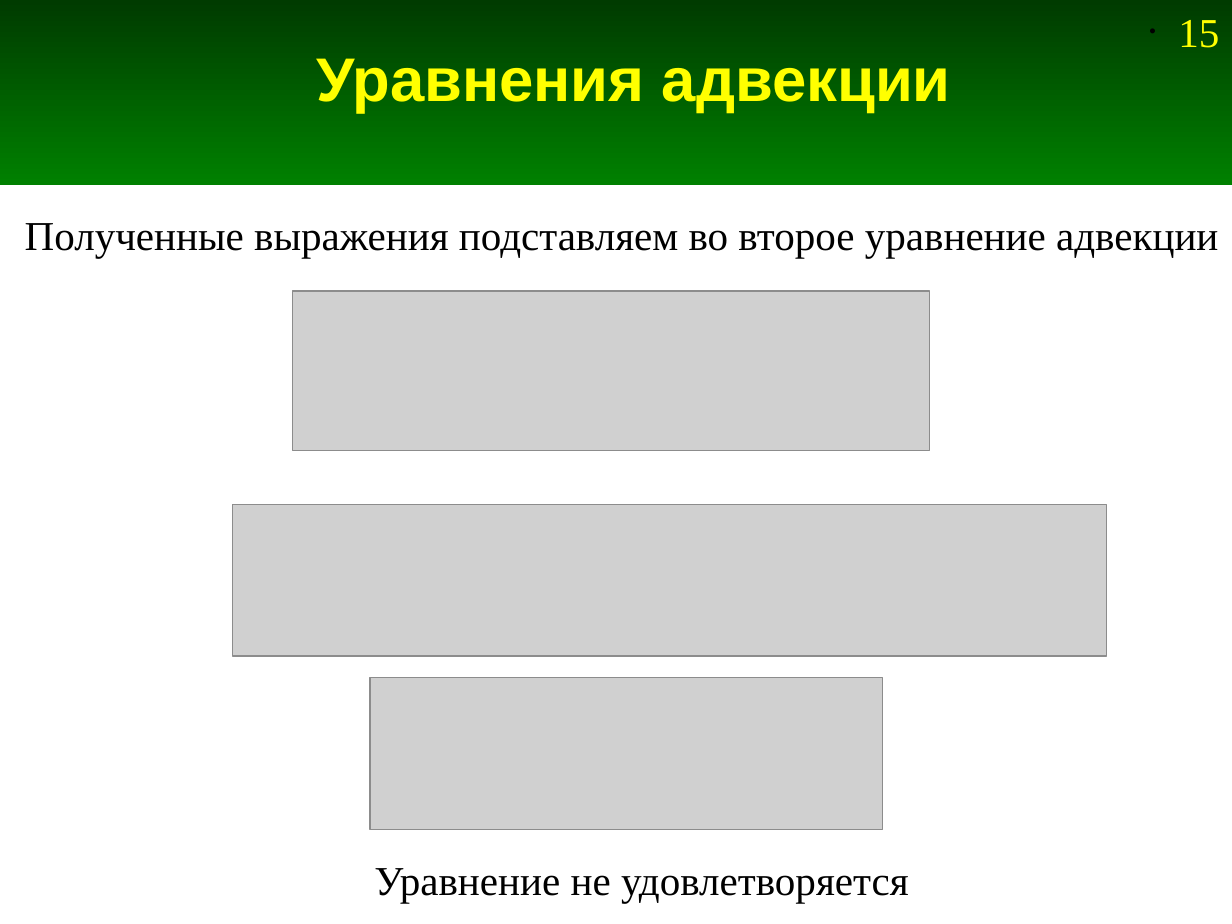
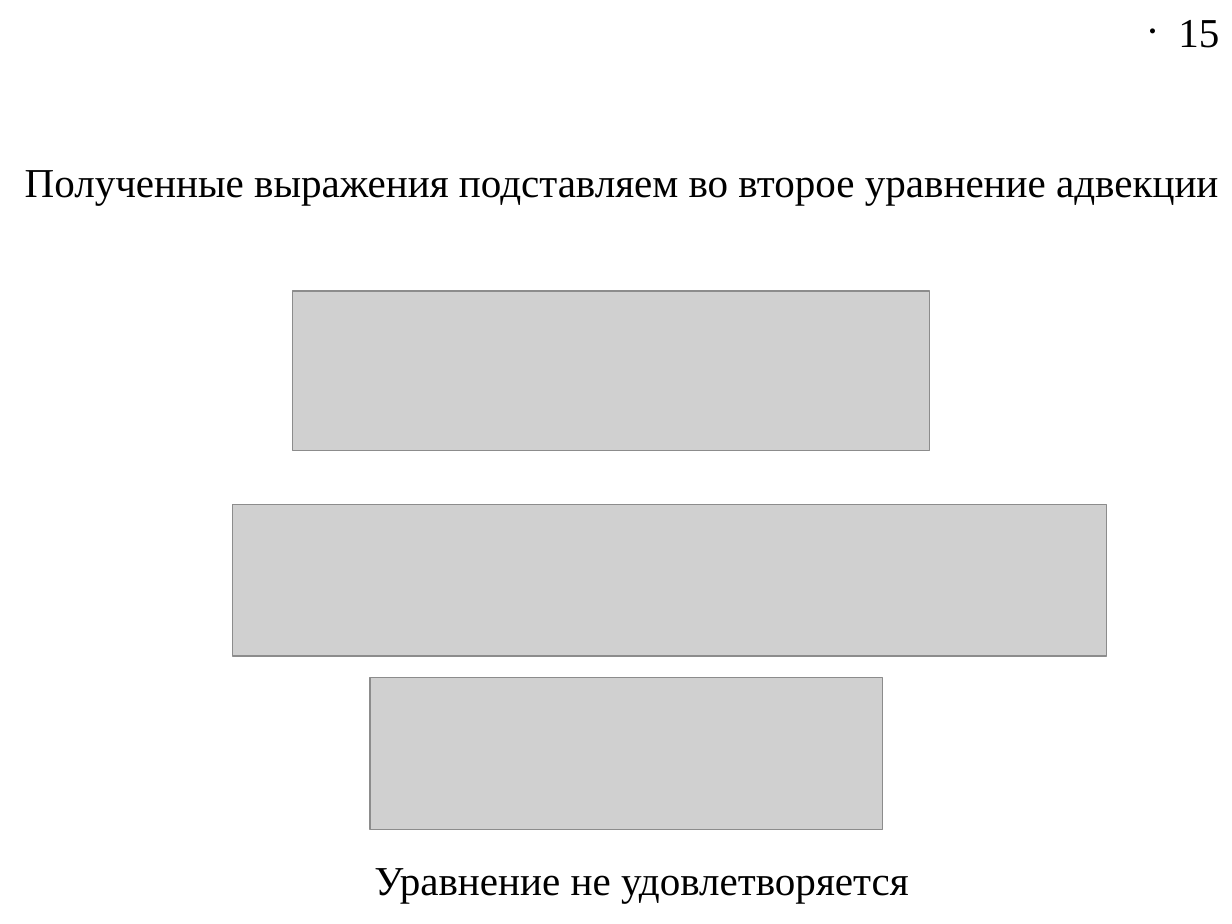
Before and after one commit to Jenyay/modelling, a slide deck: slide 15 of fdtd/presentations/09. FDTD-1D ABC.odp. Drawn at 1232x924 pixels with LibreOffice and Linux fonts; fonts in the diff are those of the drawing; grey boxes stand for pictures. Boxes give left, top, right and bottom in pixels: in the first picture for what was removed or moved away, otherwise in the second. Text is boxed around its words. In the diff, an @@ line names an element or a change of style, - is before the commit and + after.

```diff
--- a/fdtd/presentations/09. FDTD-1D ABC.odp
+++ b/fdtd/presentations/09. FDTD-1D ABC.odp
@@ rectangle removed at box(0, 0, 1232, 185) @@
@@ page number at box(1178, 20, 1219, 48): text colour #FFFF00 to #000000 @@
@@ title removed at box(317, 58, 951, 113) @@
-Уравнения адвекции
@@ text "Полученные выражения подставляем во второе ...": place and size @@
-text "Полученные выражения подставляем во второе ..." at box(25, 223, 1218, 258)
+text "Полученные выражения подставляем во второе ..." at box(25, 170, 1218, 205)
```
Also in this commit, not shown: 14 other slides changed, 4 slides added, 4 slides removed, 3 other files.
